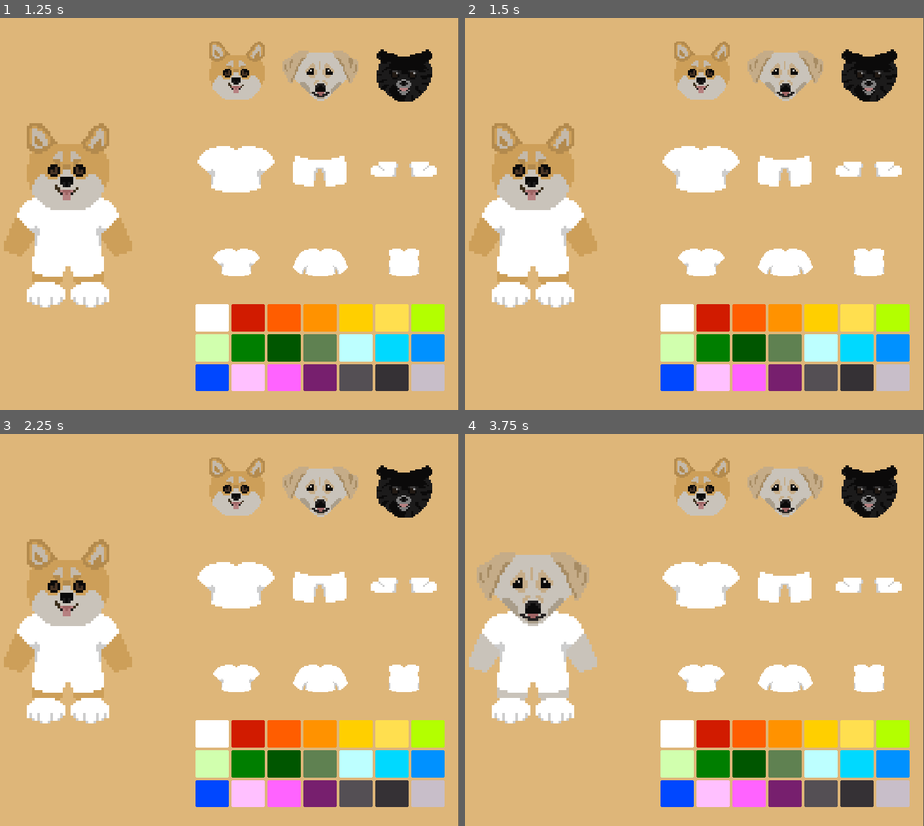
Above: before the commit, frames 1-4 (two rows, left to right).
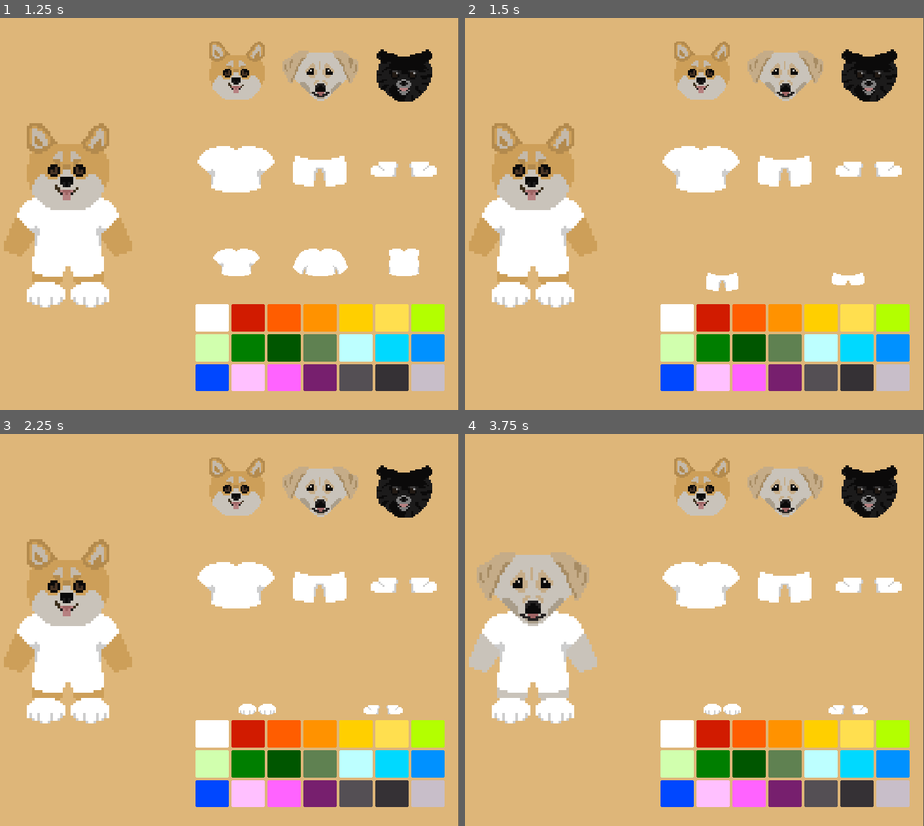
Above: after the commit, the same moments.

Repository: Katie-N/Its-a-Dogs-World
Game: Godot game, scene res://Scenes/Shop/TryOn.tscn
Two runs of this game, one before a commit and one after it. Both use one fixed random seed, a clock stepped at 60 frames per second and the inputs below. The project has no main scene, so this scene is started directly.
Inputs (mouse positions are in pixels of both pictures, inside the frame that each line leads up to):
- Up to frame 1 (1.25 s): click (234, 170) at 0.5 s
- Up to frame 2 (1.5 s): click (786, 170) at 1.25 s
- Up to frame 3 (2.25 s): click (403, 586) at 2 s
- Up to frame 4 (3.75 s): click (699, 496) at 2.75 s; click (786, 496) at 3.5 s

Frame 1 is identical in both runs. In frame 2, 2.0% of the frame differs, in the area x 46-92%, y 58-70%; in frame 3, 1.9%; in frame 4, 1.9%.

Commit message:
Clicking shirt, pants, or shoes changes which clothes are being displayed!!!

Diff:
--- a/Scenes/Shop/TryOn.tscn
+++ b/Scenes/Shop/TryOn.tscn
@@ -111,3 +111,7 @@
 size_flags_horizontal = 3
 size_flags_vertical = 3
 theme_override_styles/normal = SubResource("StyleBoxFlat_mjnc6")
+
+[connection signal="pressed" from="CanvasLayer/CustomizationOptions/Article Of Clothing Selection/ShirtButton" to="." method="_on_shirt_button_pressed"]
+[connection signal="pressed" from="CanvasLayer/CustomizationOptions/Article Of Clothing Selection/PantsButton" to="." method="_on_pants_button_pressed"]
+[connection signal="pressed" from="CanvasLayer/CustomizationOptions/Article Of Clothing Selection/ShoesButton" to="." method="_on_shoes_button_pressed"]
--- a/Scenes/Shop/try_on.gd
+++ b/Scenes/Shop/try_on.gd
@@ -130,3 +130,11 @@
 			child.visible = true
 		else:
 			child.visible = false
+
+
+func _on_shirt_button_pressed() -> void:
+	clothingTypeSelected("shirts")
+func _on_pants_button_pressed() -> void:
+	clothingTypeSelected("pants")
+func _on_shoes_button_pressed() -> void:
+		clothingTypeSelected("shoes")
